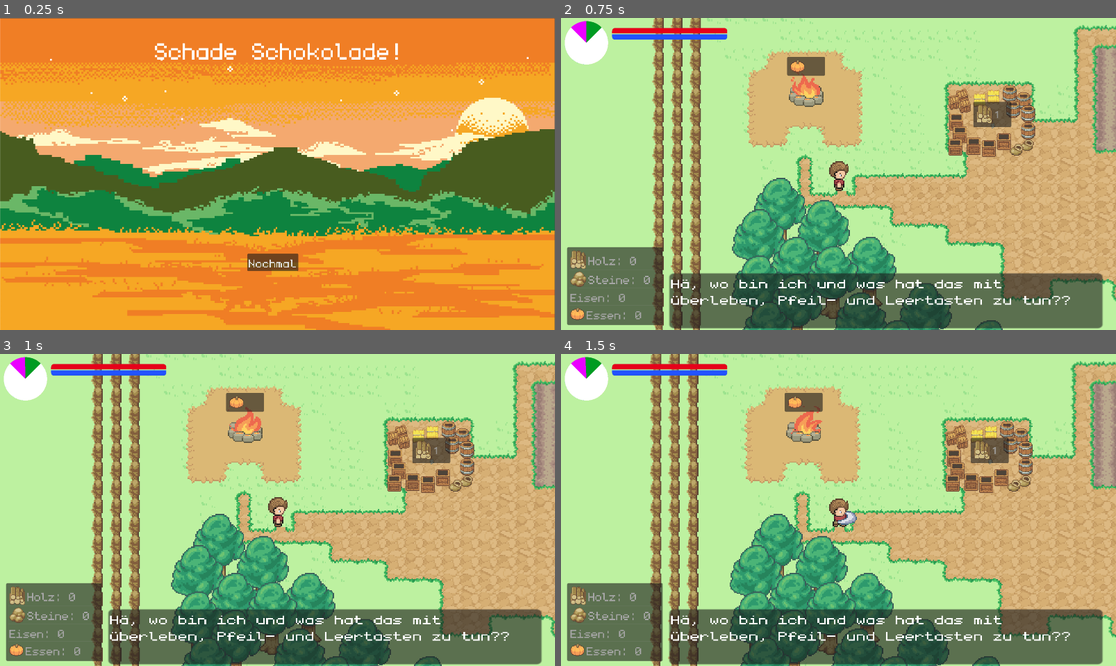
Above: before the commit, frames 1-4 (two rows, left to right).
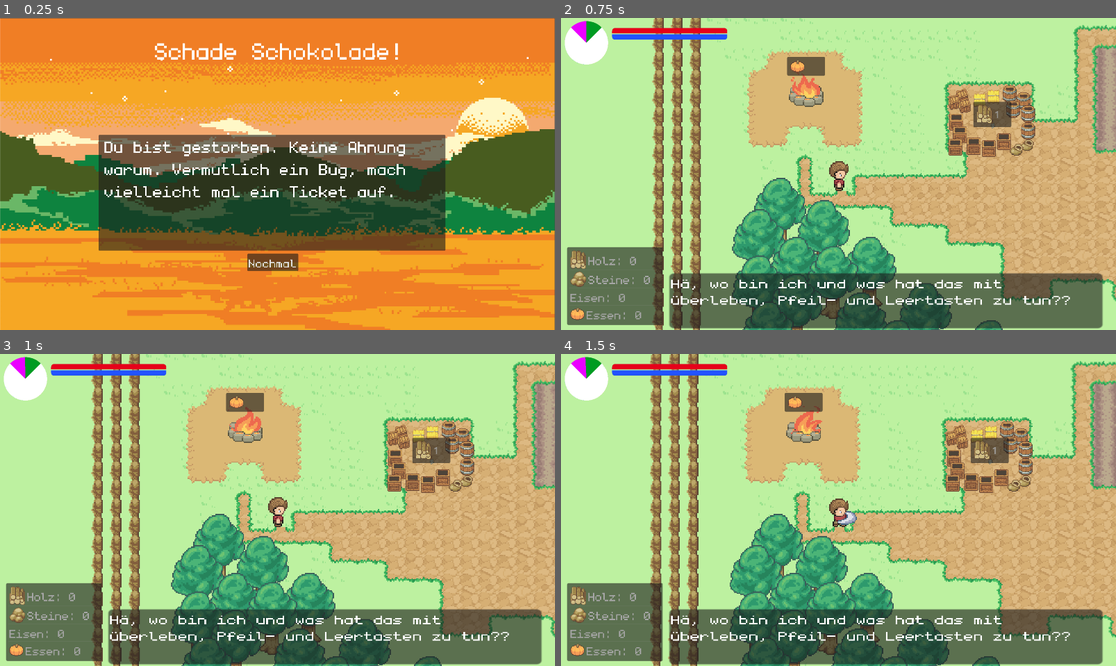
Above: after the commit, the same moments.

Repository: Herzmut-Games/hgj-2023
Game: Godot game, scene res://end.tscn
The game is run twice, just before and just after one commit, with the same random seed, the same clock (stepped at 60 frames per second) and the same inputs. This scene is started directly instead of the project's main scene.
Inputs:
- Up to frame 1 (0.25 s): no input
- Up to frame 2 (0.75 s): click "Nochmal" at 0.5 s
- Up to frame 3 (1 s): no input
- Up to frame 4 (1.5 s): hold Right (ui_right) from 1.28 s (still down); tap Space (action) at 1.35 s

The runs differ from the first frame. In frame 1, 23% of the frame differs, in the area x 17-81%, y 37-75%; in frame 2, nothing differs; in frame 3, nothing differs; in frame 4, nothing differs.

Commit message:
Add death messages

Diff:
--- a/end.gd
+++ b/end.gd
@@ -1,10 +1,10 @@
 extends Control
 
+@onready var death_text: Label = $Panel/DeathText
 
 # Called when the node enters the scene tree for the first time.
 func _ready():
-	pass # Replace with function body.
-
+	death_text.text = _get_death_text()
 
 # Called every frame. 'delta' is the elapsed time since the previous frame.
 func _process(_delta):
@@ -13,3 +13,11 @@
 
 func _on_button_pressed():
 	get_tree().change_scene_to_file("res://level.tscn")
+
+func _get_death_text():
+	match Game.death_by:
+		Game.DeathReason.HUNGER: return "Du bist verhungert. Iss vielleicht nächstes mal was."
+		Game.DeathReason.THIRST: return "Trink zwischendurch mal nen Schluck Wasser."
+		Game.DeathReason.FREEZE_HOUSE: return "Im Winter draußen schlafen ist auch ein bisschen unangenehm."
+		Game.DeathReason.FREEZE_FUEL: return "Ein Kamin befeuert sich auch nicht von selbst, guck dass in Herbst und Winter Holz da ist."
+		_: return "Du bist gestorben. Keine Ahnung warum. Vermutlich ein Bug, mach vielleicht mal ein Ticket auf."
--- a/end.tscn
+++ b/end.tscn
@@ -38,4 +38,23 @@
 theme_override_font_sizes/font_size = 64
 text = "Nochmal"
 
+[node name="Panel" type="Panel" parent="."]
+layout_mode = 0
+offset_left = 341.0
+offset_top = 405.0
+offset_right = 1541.0
+offset_bottom = 805.0
+metadata/_edit_group_ = true
+
+[node name="DeathText" type="Label" parent="Panel"]
+layout_mode = 0
+offset_left = 20.0
+offset_right = 1200.0
+offset_bottom = 400.0
+theme_override_fonts/font = ExtResource("3_pjyj0")
+theme_override_font_sizes/font_size = 90
+text = "Oh man, gestorben
+Ich bin ein multiline text"
+autowrap_mode = 3
+
 [connection signal="pressed" from="Button" to="." method="_on_button_pressed"]
--- a/game.gd
+++ b/game.gd
@@ -2,6 +2,16 @@
 
 enum Season { SPRING, SUMMER, FALL, WINTER }
 
+enum DeathReason {
+	HUNGER,
+	THIRST,
+	FREEZE_HOUSE,
+	FREEZE_FUEL
+}
+
+enum Items {
+	WOOD, STONE, IRON, FOOD
+}
 const MAX_HUNGER = 10
 const HARVEST_AMOUNT = 4
 
@@ -30,9 +40,6 @@
 var thunderstorm = false
 var reduced_visuals = false
 
-enum Items {
-	WOOD, STONE, IRON, FOOD
-}
 
 var Inventory = {
 	Items.WOOD: 0,
@@ -40,6 +47,8 @@
 	Items.IRON: 0,
 	Items.FOOD: 0,
 }
+
+var death_by = null
 
 var stone_info_seen = false
 var water_info_seen = false
@@ -74,7 +83,7 @@
 
 	if thirst_level < 0:
 		thirst_level = 0
-		end_game("verdurstet")
+		end_game(DeathReason.THIRST)
 
 func inc_thirst():
 	thirst_level = MAX_THIRST
@@ -87,7 +96,7 @@
 
 	if hunger_level < 0:
 		hunger_level = 0
-		end_game("verhungert")
+		end_game(DeathReason.HUNGER)
 
 func inc_hunger(amount):
 	hunger_level += amount
@@ -99,7 +108,7 @@
 
 func _fuel_changed(new_fuel):
 	if new_fuel == 0 and (season == Game.Season.WINTER or season == Game.Season.FALL):
-		end_game("erfroren kein fuel winter/fall")
+		end_game(DeathReason.FREEZE_FUEL)
 
 func _year_changed(new_year):
 	match new_year:
@@ -126,15 +135,15 @@
 				summer_info_seen = true
 		Game.Season.WINTER:
 			if house_level < 1:
-				end_game("erfroren (kein haus)")
+				end_game(DeathReason.FREEZE_HOUSE)
 			if year >= COLD_YEARS_START and fuel_left == 0:
-				end_game("erfroren (kein fuel winter)")
+				end_game(DeathReason.FREEZE_FUEL)
 			_check_thunderstorm()
 		Game.Season.FALL:
 			if house_level < 1:
 				send_notify("Ich glaube der Winter wird kalt...")
 			if year >= COLD_YEARS_START and fuel_left == 0:
-				end_game("erfroren (kein fuel fall)")
+				end_game(DeathReason.FREEZE_FUEL)
 			_check_thunderstorm()
 
 func _check_thunderstorm():
@@ -222,5 +231,5 @@
 
 
 func end_game(reason):
-	print(reason)
+	death_by = reason
 	get_tree().change_scene_to_file("res://end.tscn")
